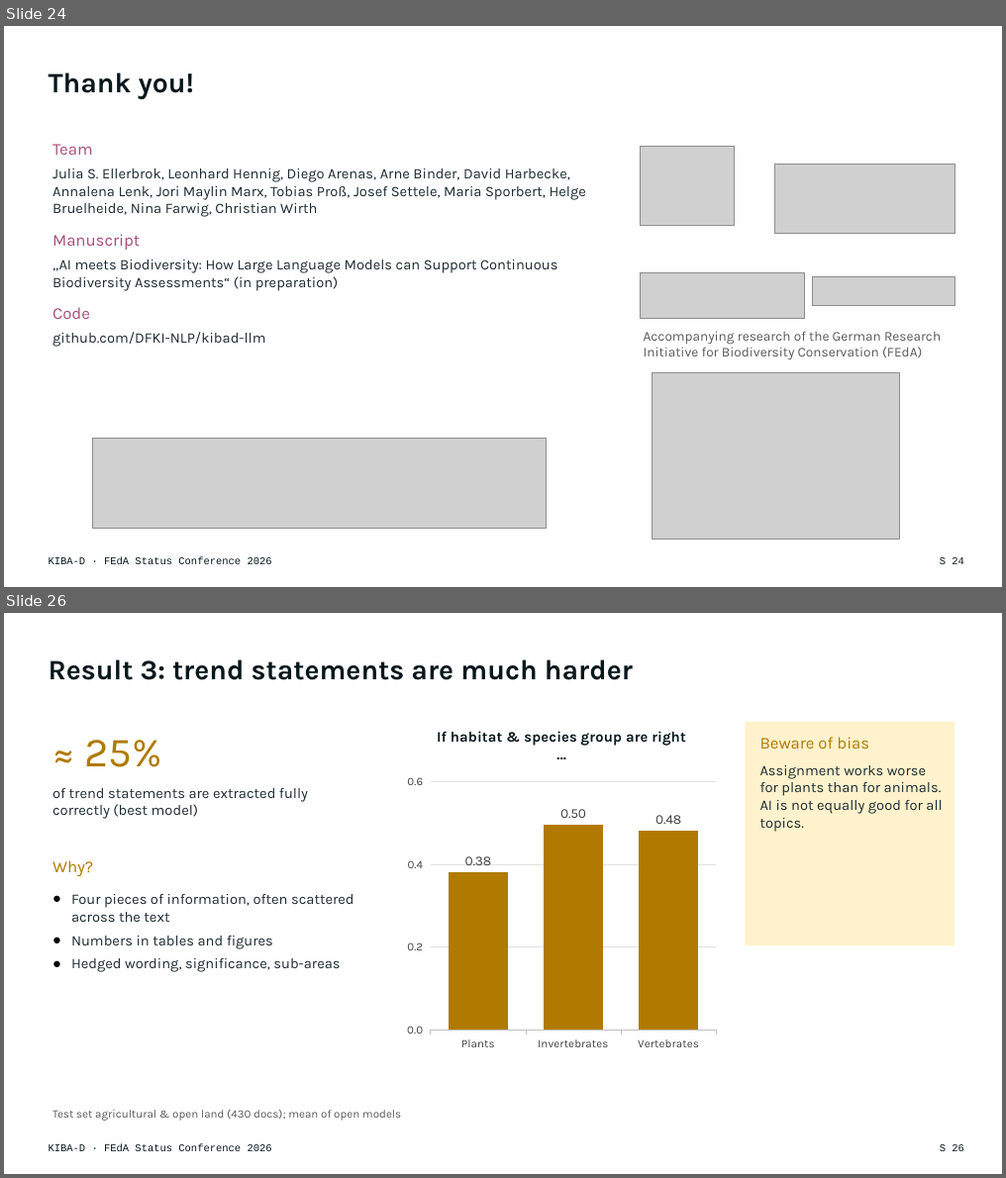
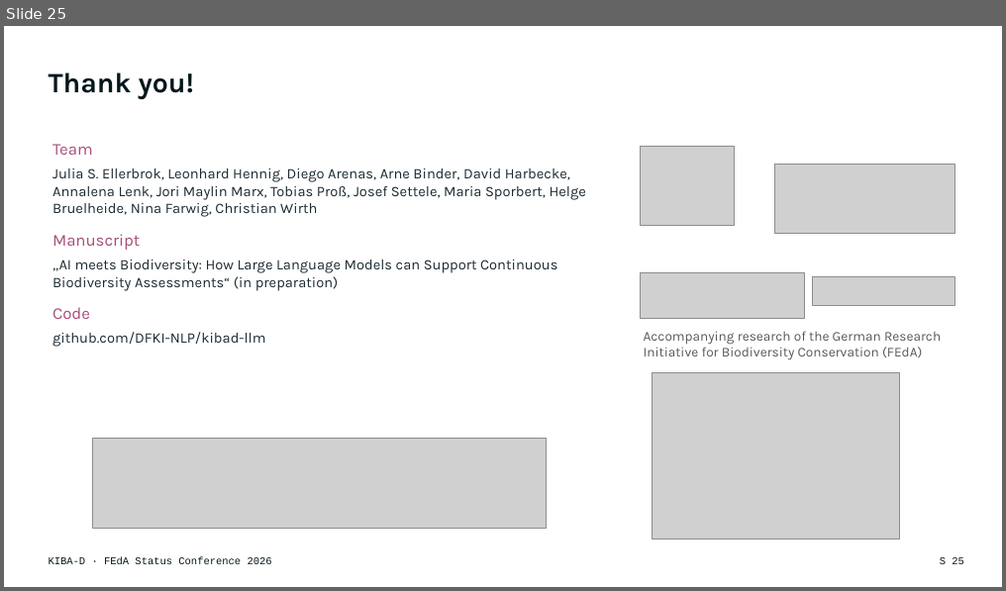
Before and after one commit to DFKI-NLP/kibad-llm, a slide deck: presentations/2026_feda_status_conference/KIBA-D_FEdA2026_Keynote.pptx. Shown one above the other, each under a label of ours: slides 24 and 26 before the commit, slide 25 after it; the slides between them are not shown. The pictures are 1006x1178 and 1006x591 pixels, drawn with LibreOffice and Linux fonts; fonts in the diff are those of the drawing; grey boxes stand for pictures. Boxes give left, top, right and bottom in pixels: in the first picture for what was removed or moved away, otherwise in the second. Text is boxed around its words. In the diff, an @@ line names an element or a change of style, - is before the commit and + after.

```diff
--- a/presentations/2026_feda_status_conference/KIBA-D_FEdA2026_Keynote.pptx
+++ b/presentations/2026_feda_status_conference/KIBA-D_FEdA2026_Keynote.pptx
@@ slide 26 removed at bbox=[4, 613, 1002, 1174], background #FFFFFF @@
@@ title removed at bbox=[49, 660, 633, 680] @@
-Result 3: trend statements are much harder
@@ column chart removed at bbox=[401, 714, 723, 1059] @@
-title "If habitat & species group are right …"
-categories: Plants, Invertebrates, Vertebrates
-Series 1: 0.38, 0.5, 0.48
@@ rectangle removed at bbox=[746, 722, 954, 947] @@
@@ text removed at bbox=[84, 740, 161, 767] @@
-≈ 25%
@@ text removed at bbox=[760, 737, 942, 832] @@
-Beware of bias
-Assignment works worse for plants than for animals. AI is not equally good for all topics.
@@ text removed at bbox=[53, 788, 308, 819] @@
-of trend statements are extracted fully correctly (best model)
@@ text removed at bbox=[53, 861, 93, 876] @@
-Why?
@@ text removed at bbox=[71, 894, 354, 972] @@
-● Four pieces of information, often scattered across the text
-● Numbers in tables and figures
-● Hedged wording, significance, sub-areas
@@ text removed at bbox=[53, 1110, 401, 1121] @@
-Test set agricultural & open land (430 docs); mean of open models
@@ text removed at bbox=[49, 1145, 272, 1152] @@
-KIBA-D · FEdA Status Conference 2026
@@ page number removed at bbox=[940, 1145, 964, 1152] @@
-S 26
@@ what was slide 24 is now slide 25 @@
@@ page number at bbox=[940, 558, 964, 565]: text changed @@
-S 24
+S 25
```
Also in this commit, not shown: 12 slides changed, 6 slides added, 4 other slides removed, 2 other files.
